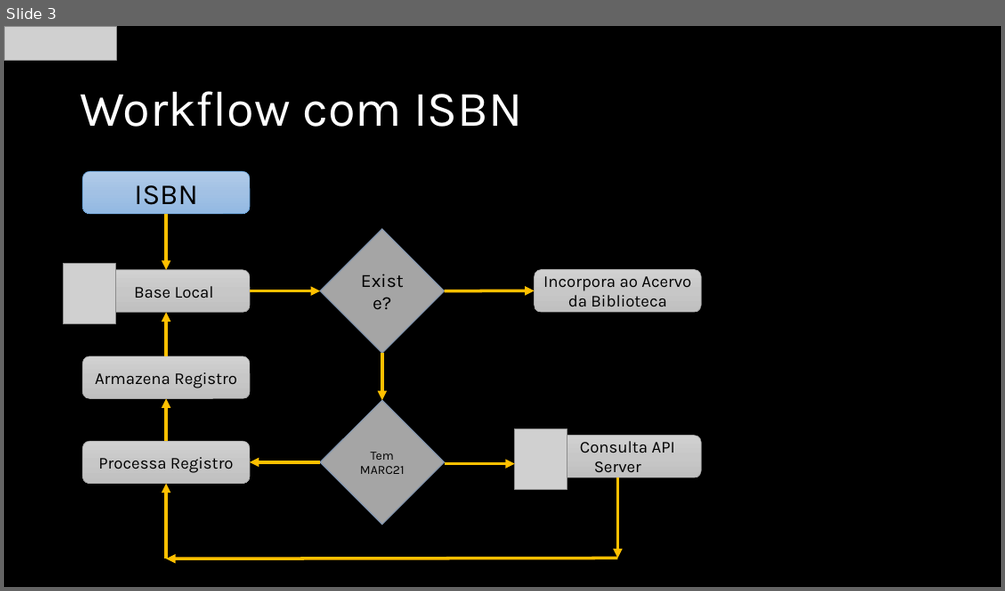
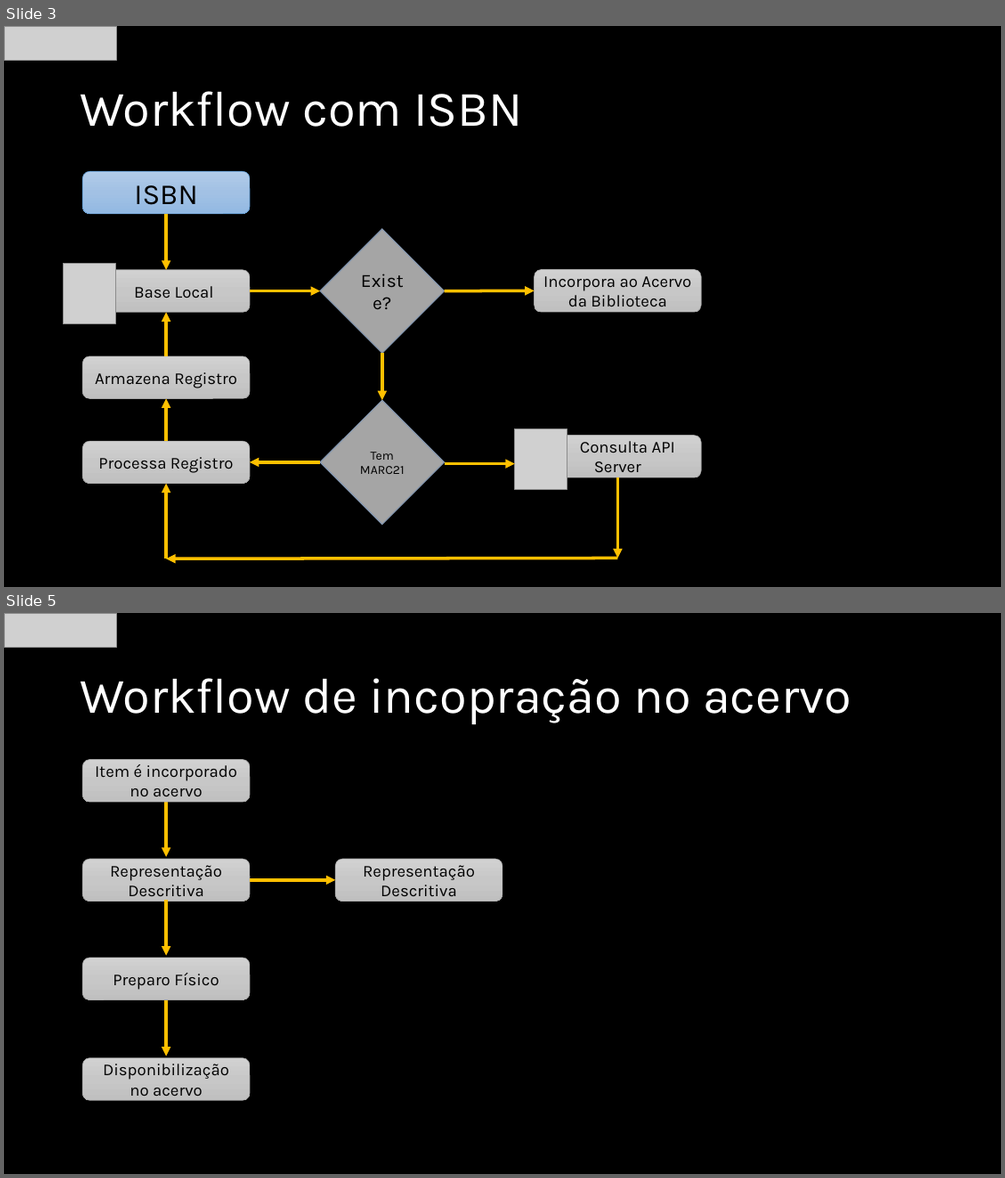
Before and after one commit to ReneFGJr/find, a slide deck: _documment/FIND-workflow.pptx. Shown one above the other, each under a label of ours: slide 3 before the commit, slides 3 and 5 after it; the slides between them are not shown. The pictures are 1005x591 and 1005x1178 pixels, drawn with LibreOffice and Linux fonts; fonts in the diff are those of the drawing; grey boxes stand for pictures. Boxes give left, top, right and bottom in pixels: in the first picture for what was removed or moved away, otherwise in the second. Text is boxed around its words. In the diff, an @@ line names an element or a change of style, - is before the commit and + after.

```diff
--- a/_documment/FIND-workflow.pptx
+++ b/_documment/FIND-workflow.pptx
@@ slide 5 added at [4, 613, 1001, 1174], background #000000 @@
@@ picture added at [4, 613, 116, 647] @@
@@ title added at [80, 678, 851, 724], 48 pt, text #FFFFFF @@
+Workflow de incopração no acervo
@@ rounded rectangle added at [82, 760, 250, 803], fill gradient #D2D2D2 to #C8C8C8 to #C0C0C0, outline #A5A5A5 0.5 pt, 16 pt, text #000000 @@
+Item é incorporado no acervo
@@ arrow added from (166, 801) to (166, 857), #FFC000 3 pt @@
@@ rounded rectangle added at [82, 859, 250, 901], fill gradient #D2D2D2 to #C8C8C8 to #C0C0C0, outline #A5A5A5 0.5 pt, 16 pt, text #000000 @@
+Representação Descritiva
@@ rounded rectangle added at [335, 859, 502, 901], fill gradient #D2D2D2 to #C8C8C8 to #C0C0C0, outline #A5A5A5 0.5 pt, 16 pt, text #000000 @@
+Representação Descritiva
@@ arrow added from (166, 900) to (166, 956), #FFC000 3 pt @@
@@ arrow added from (250, 880) to (335, 880), #FFC000 3 pt @@
@@ rounded rectangle added at [82, 957, 250, 1000], fill gradient #D2D2D2 to #C8C8C8 to #C0C0C0, outline #A5A5A5 0.5 pt, 16 pt, text #000000 @@
+Preparo Físico
@@ arrow added from (166, 999) to (166, 1055), #FFC000 3 pt @@
@@ rounded rectangle added at [82, 1058, 250, 1101], fill gradient #D2D2D2 to #C8C8C8 to #C0C0C0, outline #A5A5A5 0.5 pt, 16 pt, text #000000 @@
+Disponibilização no acervo
```
Also in this commit, not shown: 2 other slides added, 40 other files.
